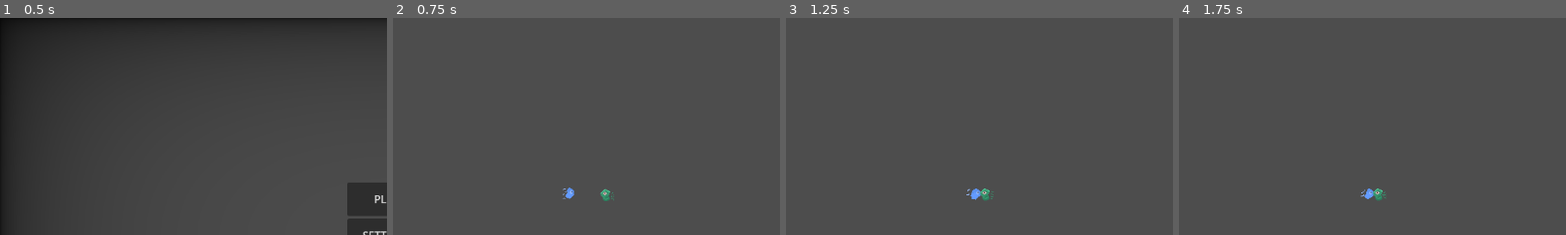
Above: before the commit, frames 1-4 (left to right).
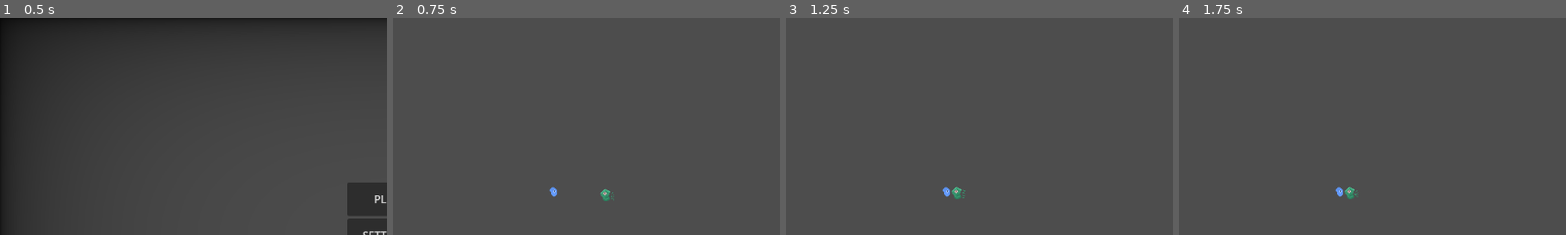
Above: after the commit, the same moments.

Repository: imranius3000/Bacterys_day
Game: Godot game, scene res://UI/Main_UI/main_menu.tscn
Same seed, same stepped clock (60 frames per second), same inputs: the game is played once before the commit and once after it.
Inputs:
- Up to frame 1 (0.5 s): no input
- Up to frame 2 (0.75 s): click "PLAY" at 0.5 s
- Up to frame 3 (1.25 s): no input
- Up to frame 4 (1.75 s): tap Enter at 1.25 s
The pictures show only the part of the screen within x 0-50%, y 0-50%; the shares and areas given below are measured in that part.

Frame 1 is identical in both runs. In frame 2, 0.2% of the frame differs, in the area x 40-47%, y 77-84%; in frame 3, 0.4%, in the area x 40-54%, y 77-84%; in frame 4, 0.4%.

Commit message:
Pause and Level optimization
WwW

Diff:
--- /dev/null
+++ b/Main/Level/level.gd
@@ -0,0 +1,7 @@
+extends Node
+var pause_menu = preload("res://UI/Main_UI/pause_menu.tscn")
+
+
+func _input(event):
+	if event.is_action_pressed("Pause"):
+		add_child(pause_menu.instantiate())
--- /dev/null
+++ b/Main/Level/level.tscn
@@ -0,0 +1,15 @@
+[gd_scene load_steps=4 format=3 uid="uid://ebwkwt2fvdfc"]
+
+[ext_resource type="Script" uid="uid://x05cd2fkqx4l" path="res://Main/Level/level.gd" id="1_d4s3w"]
+[ext_resource type="PackedScene" uid="uid://dgs13j2uwh1wa" path="res://Mobs/killer_1.tscn" id="1_wns1j"]
+[ext_resource type="PackedScene" uid="uid://co53doup1evbv" path="res://Main/Player/bactery_1.tscn" id="2_d4s3w"]
+
+[node name="Level" type="Node"]
+script = ExtResource("1_d4s3w")
+
+[node name="Killer1" parent="." instance=ExtResource("1_wns1j")]
+position = Vector2(239, 259)
+
+[node name="Bactery1" parent="." node_paths=PackedStringArray("killer_1") instance=ExtResource("2_d4s3w")]
+position = Vector2(340, 263)
+killer_1 = NodePath("../Killer1")
--- a/Main/Level/level_1.tscn
+++ /dev/null
@@ -1,14 +0,0 @@
-[gd_scene load_steps=3 format=3 uid="uid://ckpoxt63gmpti"]
-
-[ext_resource type="PackedScene" uid="uid://co53doup1evbv" path="res://Main/Player/bactery_1.tscn" id="1_4tavo"]
-[ext_resource type="PackedScene" uid="uid://dgs13j2uwh1wa" path="res://Mobs/killer_1.tscn" id="2_qvqtm"]
-
-[node name="Level1" type="Node2D"]
-
-[node name="Killer1" parent="." node_paths=PackedStringArray("Bactery1") instance=ExtResource("2_qvqtm")]
-position = Vector2(239, 259)
-Bactery1 = NodePath("../Bactery1")
-
-[node name="Bactery1" parent="." node_paths=PackedStringArray("killer_1") instance=ExtResource("1_4tavo")]
-position = Vector2(340, 263)
-killer_1 = NodePath("../Killer1")
--- a/Mobs/killer_1.gd
+++ b/Mobs/killer_1.gd
@@ -7,24 +7,24 @@
 @export var Bactery1: Node2D
 
 func _physics_process(delta: float) -> void:
-    if is_instance_valid(Bactery1):
-        var distance = position.distance_to(Bactery1.position)
+	if is_instance_valid(Bactery1):
+		var distance = position.distance_to(Bactery1.position)
 
-        if distance > STOP_DISTANCE:
-            var dir = (Bactery1.position - position).normalized()
-            velocity = dir * SPEED
+		if distance > STOP_DISTANCE:
+			var dir = (Bactery1.position - position).normalized()
+			velocity = dir * SPEED
 
-            anim.play("Run")
-            if dir.x != 0:
-                anim.flip_h = dir.x < 0
-        else:
-            stop_moving()
-    else:
-        stop_moving()
+			anim.play("Run")
+			if dir.x != 0:
+				anim.flip_h = dir.x < 0
+		else:
+			stop_moving()
+	else:
+		stop_moving()
 
 
-    move_and_slide()
+	move_and_slide()
 
 func stop_moving():
-    velocity = Vector2.ZERO
-    anim.play("Idle")
+	velocity = Vector2.ZERO
+	anim.play("Idle")
--- a/UI/Main_UI/main_menu.gd
+++ b/UI/Main_UI/main_menu.gd
@@ -4,7 +4,7 @@
 
 #Кнопка Играть
 func _on_play_button_pressed():
-	get_tree().change_scene_to_file("res://tscns/level_1.tscn")
+	get_tree().change_scene_to_file("res://Main/Level/level.tscn")
 
 #Кнопка Настроек
 func _on_settings_button_pressed():
--- a/UI/Main_UI/main_menu.tscn
+++ b/UI/Main_UI/main_menu.tscn
@@ -4,16 +4,17 @@
 
 [sub_resource type="GDScript" id="GDScript_xbuu1"]
 script/source = "extends CanvasLayer
-
+var settings_menu = preload(\"res://UI/Main_UI/settings_menu.tscn\")
 
 
 #Кнопка Играть
 func _on_play_button_pressed():
-	get_tree().change_scene_to_file(\"res://Main/Level/level_1.tscn\")
+	get_tree().change_scene_to_file(\"res://Main/Level/level.tscn\")
 
 #Кнопка Настроек
 func _on_settings_button_pressed():
-	get_tree().change_scene_to_file(\"res://UI/main_ui/settings_menu.tscn\")
+	var settings_menu_instance = settings_menu.instantiate()
+	add_child(settings_menu_instance)
 
 #Кнопка выхода
 func _on_quit_button_pressed():
--- /dev/null
+++ b/UI/Main_UI/pause_menu.gd
@@ -0,0 +1,20 @@
+extends CanvasLayer
+var settings_menu = preload("res://UI/Main_UI/settings_menu.tscn")
+
+
+func _ready():
+	get_tree().paused = true
+
+func _on_resume_b_pressed():
+	get_tree().paused = false
+	queue_free()
+
+
+func _on_settings_b_pressed():
+	var settings_menu_instance = settings_menu.instantiate()
+	add_child(settings_menu_instance)
+
+
+func _on_quit_b_pressed():
+	get_tree().paused = false
+	get_tree().change_scene_to_file("res://UI/Main_UI/main_menu.tscn")
--- /dev/null
+++ b/UI/Main_UI/pause_menu.tscn
@@ -0,0 +1,74 @@
+[gd_scene load_steps=2 format=3 uid="uid://b5ndljh3frk3y"]
+
+[ext_resource type="Script" uid="uid://b4oxnldd8w8lb" path="res://UI/Main_UI/pause_menu.gd" id="1_65v84"]
+
+[node name="PauseMenu" type="CanvasLayer"]
+process_mode = 3
+script = ExtResource("1_65v84")
+
+[node name="ColorRect" type="ColorRect" parent="."]
+anchors_preset = 15
+anchor_right = 1.0
+anchor_bottom = 1.0
+grow_horizontal = 2
+grow_vertical = 2
+color = Color(0, 0, 0, 1)
+
+[node name="MarginContainer" type="MarginContainer" parent="ColorRect"]
+layout_mode = 1
+anchors_preset = 15
+anchor_right = 1.0
+anchor_bottom = 1.0
+grow_horizontal = 2
+grow_vertical = 2
+
+[node name="PanelContainer" type="PanelContainer" parent="ColorRect/MarginContainer"]
+custom_minimum_size = Vector2(180, 140)
+layout_mode = 2
+size_flags_horizontal = 4
+size_flags_vertical = 4
+
+[node name="VBoxContainer" type="VBoxContainer" parent="ColorRect/MarginContainer/PanelContainer"]
+layout_mode = 2
+
+[node name="MarginContainer" type="MarginContainer" parent="ColorRect/MarginContainer/PanelContainer"]
+layout_mode = 2
+theme_override_constants/margin_left = 16
+theme_override_constants/margin_top = 8
+theme_override_constants/margin_right = 16
+theme_override_constants/margin_bottom = 8
+
+[node name="VBoxContainer" type="VBoxContainer" parent="ColorRect/MarginContainer/PanelContainer/MarginContainer"]
+custom_minimum_size = Vector2(120, 60)
+layout_mode = 2
+
+[node name="GameNameLabel" type="Label" parent="ColorRect/MarginContainer/PanelContainer/MarginContainer/VBoxContainer"]
+layout_mode = 2
+size_flags_horizontal = 4
+size_flags_vertical = 6
+text = "Bacteria"
+
+[node name="ResumeB" type="Button" parent="ColorRect/MarginContainer/PanelContainer/MarginContainer/VBoxContainer"]
+layout_mode = 2
+size_flags_horizontal = 5
+size_flags_vertical = 4
+text = "RESUME"
+
+[node name="SettingsB" type="Button" parent="ColorRect/MarginContainer/PanelContainer/MarginContainer/VBoxContainer"]
+custom_minimum_size = Vector2(0, 30)
+layout_mode = 2
+size_flags_horizontal = 5
+size_flags_vertical = 4
+text = "SETTINGS
+"
+
+[node name="MenuB" type="Button" parent="ColorRect/MarginContainer/PanelContainer/MarginContainer/VBoxContainer"]
+custom_minimum_size = Vector2(110, 30)
+layout_mode = 2
+size_flags_horizontal = 5
+size_flags_vertical = 4
+text = "MENU"
+
+[connection signal="pressed" from="ColorRect/MarginContainer/PanelContainer/MarginContainer/VBoxContainer/ResumeB" to="." method="_on_resume_b_pressed"]
+[connection signal="pressed" from="ColorRect/MarginContainer/PanelContainer/MarginContainer/VBoxContainer/SettingsB" to="." method="_on_settings_b_pressed"]
+[connection signal="pressed" from="ColorRect/MarginContainer/PanelContainer/MarginContainer/VBoxContainer/MenuB" to="." method="_on_quit_b_pressed"]
--- a/UI/Main_UI/settings_menu.gd
+++ b/UI/Main_UI/settings_menu.gd
@@ -5,7 +5,7 @@
 
 
 func _on_return_button_pressed():
-	get_tree().change_scene_to_file("res://UI/main_ui/main_menu.tscn")
+	queue_free()
 
 func _ready():
 	update_options()
--- a/UI/Main_UI/settings_menu.tscn
+++ b/UI/Main_UI/settings_menu.tscn
@@ -1,24 +1,36 @@
 [gd_scene load_steps=3 format=3 uid="uid://cwmh08affvc8u"]
 
-[ext_resource type="Script" uid="uid://bpivxflligr3f" path="res://UI/main_ui/settings_menu.gd" id="1_31w2n"]
-[ext_resource type="PackedScene" uid="uid://lwf258bdima7" path="res://UI/vignette/dark_vignette.tscn" id="1_sraxi"]
+[ext_resource type="Script" uid="uid://bpivxflligr3f" path="res://UI/Main_UI/settings_menu.gd" id="1_31w2n"]
+[ext_resource type="PackedScene" path="res://UI/vignette/dark_vignette.tscn" id="1_sraxi"]
 
 [node name="SettingsMenu" type="CanvasLayer"]
+layer = 2
 script = ExtResource("1_31w2n")
 
-[node name="MarginContainer" type="MarginContainer" parent="."]
+[node name="ColorRect" type="ColorRect" parent="."]
 anchors_preset = 15
 anchor_right = 1.0
 anchor_bottom = 1.0
 grow_horizontal = 2
 grow_vertical = 2
+color = Color(0.13319641, 0.13319641, 0.13319638, 1)
 
-[node name="PanelContainer" type="PanelContainer" parent="MarginContainer"]
+[node name="MarginContainer" type="MarginContainer" parent="ColorRect"]
+layout_mode = 1
+anchors_preset = 15
+anchor_right = 1.0
+anchor_bottom = 1.0
+offset_right = -1.0
+offset_bottom = 2.0
+grow_horizontal = 2
+grow_vertical = 2
+
+[node name="PanelContainer" type="PanelContainer" parent="ColorRect/MarginContainer"]
 layout_mode = 2
 size_flags_horizontal = 4
 size_flags_vertical = 4
 
-[node name="MarginContainer" type="MarginContainer" parent="MarginContainer/PanelContainer"]
+[node name="MarginContainer" type="MarginContainer" parent="ColorRect/MarginContainer/PanelContainer"]
 custom_minimum_size = Vector2(200, 0)
 layout_mode = 2
 theme_override_constants/margin_left = 16
@@ -26,60 +38,60 @@
 theme_override_constants/margin_right = 16
 theme_override_constants/margin_bottom = 8
 
-[node name="VBoxContainer" type="VBoxContainer" parent="MarginContainer/PanelContainer/MarginContainer"]
+[node name="VBoxContainer" type="VBoxContainer" parent="ColorRect/MarginContainer/PanelContainer/MarginContainer"]
 layout_mode = 2
 theme_override_constants/separation = 8
 
-[node name="SettingsLabel" type="Label" parent="MarginContainer/PanelContainer/MarginContainer/VBoxContainer"]
+[node name="SettingsLabel" type="Label" parent="ColorRect/MarginContainer/PanelContainer/MarginContainer/VBoxContainer"]
 layout_mode = 2
 size_flags_horizontal = 4
 size_flags_vertical = 6
 text = "SETTINGS"
 
-[node name="SFXContainer" type="VBoxContainer" parent="MarginContainer/PanelContainer/MarginContainer/VBoxContainer"]
+[node name="SFXContainer" type="VBoxContainer" parent="ColorRect/MarginContainer/PanelContainer/MarginContainer/VBoxContainer"]
 layout_mode = 2
 size_flags_vertical = 3
 
-[node name="Label" type="Label" parent="MarginContainer/PanelContainer/MarginContainer/VBoxContainer/SFXContainer"]
+[node name="Label" type="Label" parent="ColorRect/MarginContainer/PanelContainer/MarginContainer/VBoxContainer/SFXContainer"]
 layout_mode = 2
 size_flags_horizontal = 0
 size_flags_vertical = 6
 text = "SFX VOLUME"
 
-[node name="SFXSlider" type="HSlider" parent="MarginContainer/PanelContainer/MarginContainer/VBoxContainer/SFXContainer"]
+[node name="SFXSlider" type="HSlider" parent="ColorRect/MarginContainer/PanelContainer/MarginContainer/VBoxContainer/SFXContainer"]
 unique_name_in_owner = true
 layout_mode = 2
 
-[node name="MusicContainer" type="VBoxContainer" parent="MarginContainer/PanelContainer/MarginContainer/VBoxContainer"]
+[node name="MusicContainer" type="VBoxContainer" parent="ColorRect/MarginContainer/PanelContainer/MarginContainer/VBoxContainer"]
 layout_mode = 2
 size_flags_vertical = 3
 
-[node name="Label" type="Label" parent="MarginContainer/PanelContainer/MarginContainer/VBoxContainer/MusicContainer"]
+[node name="Label" type="Label" parent="ColorRect/MarginContainer/PanelContainer/MarginContainer/VBoxContainer/MusicContainer"]
 layout_mode = 2
 text = "MUSIC VOLUME"
 
-[node name="MusicSlider" type="HSlider" parent="MarginContainer/PanelContainer/MarginContainer/VBoxContainer/MusicContainer"]
+[node name="MusicSlider" type="HSlider" parent="ColorRect/MarginContainer/PanelContainer/MarginContainer/VBoxContainer/MusicContainer"]
 unique_name_in_owner = true
 layout_mode = 2
 
-[node name="ResolutionContainer" type="VBoxContainer" parent="MarginContainer/PanelContainer/MarginContainer/VBoxContainer"]
+[node name="ResolutionContainer" type="VBoxContainer" parent="ColorRect/MarginContainer/PanelContainer/MarginContainer/VBoxContainer"]
 layout_mode = 2
 size_flags_vertical = 3
 
-[node name="Label" type="Label" parent="MarginContainer/PanelContainer/MarginContainer/VBoxContainer/ResolutionContainer"]
+[node name="Label" type="Label" parent="ColorRect/MarginContainer/PanelContainer/MarginContainer/VBoxContainer/ResolutionContainer"]
 layout_mode = 2
 size_flags_horizontal = 0
 size_flags_vertical = 6
 text = "FULL SCREEN"
 
-[node name="ResolutionButton" type="Button" parent="MarginContainer/PanelContainer/MarginContainer/VBoxContainer/ResolutionContainer"]
+[node name="ResolutionButton" type="Button" parent="ColorRect/MarginContainer/PanelContainer/MarginContainer/VBoxContainer/ResolutionContainer"]
 unique_name_in_owner = true
 layout_mode = 2
 size_flags_horizontal = 0
 size_flags_vertical = 4
 text = "WINDOWED"
 
-[node name="ReturnButton" type="Button" parent="MarginContainer/PanelContainer/MarginContainer/VBoxContainer"]
+[node name="ReturnButton" type="Button" parent="ColorRect/MarginContainer/PanelContainer/MarginContainer/VBoxContainer"]
 layout_mode = 2
 size_flags_horizontal = 4
 size_flags_vertical = 4
@@ -87,5 +99,5 @@
 
 [node name="DarkVignette" parent="." instance=ExtResource("1_sraxi")]
 
-[connection signal="pressed" from="MarginContainer/PanelContainer/MarginContainer/VBoxContainer/ResolutionContainer/ResolutionButton" to="." method="_on_resolution_button_pressed"]
-[connection signal="pressed" from="MarginContainer/PanelContainer/MarginContainer/VBoxContainer/ReturnButton" to="." method="_on_return_button_pressed"]
+[connection signal="pressed" from="ColorRect/MarginContainer/PanelContainer/MarginContainer/VBoxContainer/ResolutionContainer/ResolutionButton" to="." method="_on_resolution_button_pressed"]
+[connection signal="pressed" from="ColorRect/MarginContainer/PanelContainer/MarginContainer/VBoxContainer/ReturnButton" to="." method="_on_return_button_pressed"]
--- /dev/null
+++ b/UI/Themes/main_theme.tres
@@ -0,0 +1,3 @@
+[gd_resource type="Theme" format=3 uid="uid://cxptam4sij8a"]
+
+[resource]
--- a/project.godot
+++ b/project.godot
@@ -23,6 +23,14 @@
 "res://UI/": "purple"
 }
 
+[input]
+
+Pause={
+"deadzone": 0.2,
+"events": [Object(InputEventKey,"resource_local_to_scene":false,"resource_name":"","device":-1,"window_id":0,"alt_pressed":false,"shift_pressed":false,"ctrl_pressed":false,"meta_pressed":false,"pressed":false,"keycode":0,"physical_keycode":4194305,"key_label":0,"unicode":0,"location":0,"echo":false,"script":null)
+]
+}
+
 [rendering]
 
 textures/canvas_textures/default_texture_filter=0
Not shown, added: Main/Level/level.gd.uid
Not shown, added: UI/Main_UI/pause_menu.gd.uid
